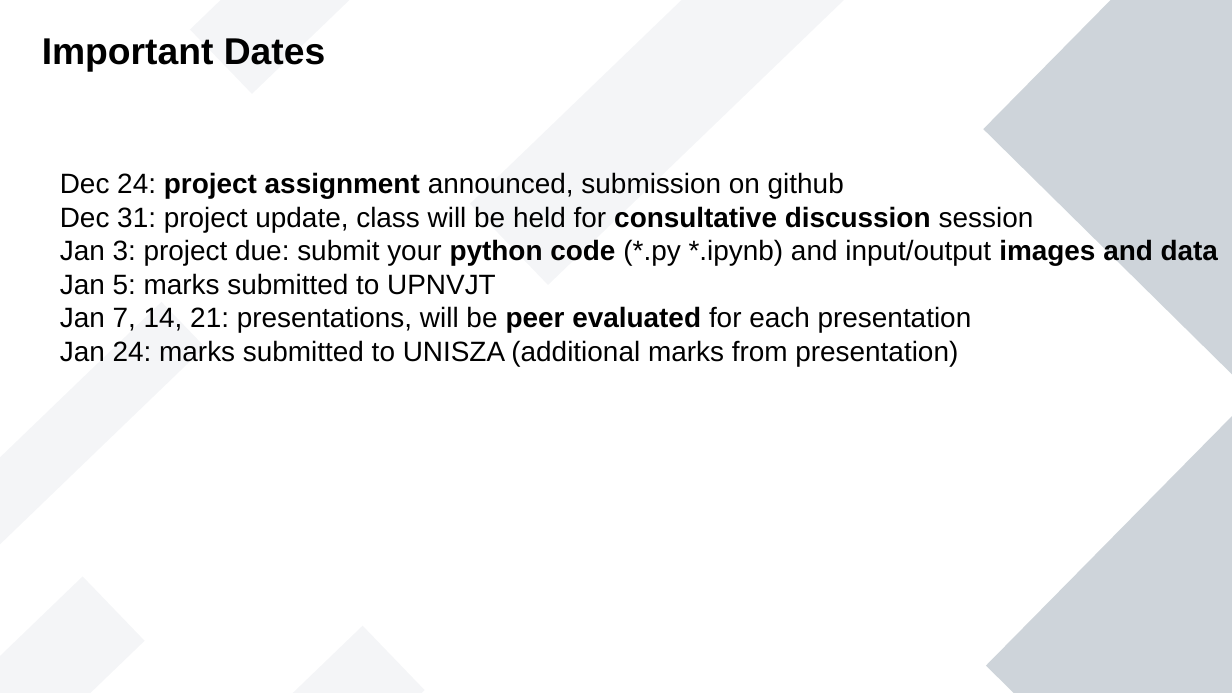
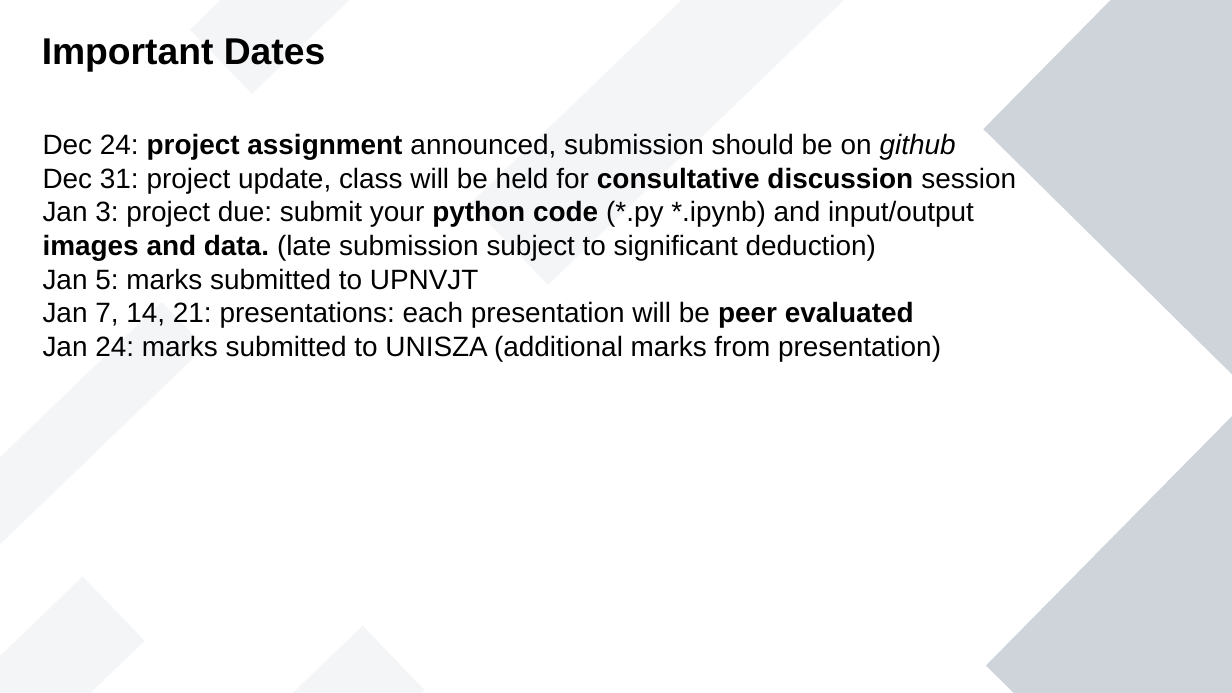
Before and after one commit to jendralhxr/imgproccompvis, a slide deck: slide 2 of improvcoins.odp. Drawn at 1232x693 pixels with LibreOffice and Linux fonts; fonts in the diff are those of the drawing. Boxes give left, top, right and bottom in pixels: in the first picture for what was removed or moved away, otherwise in the second. Text is boxed around its words. In the diff, an @@ line names an element or a change of style, - is before the commit and + after.

Commit message:
update assignment

```diff
--- a/improvcoins.odp
+++ b/improvcoins.odp
@@ text "Dec 24: project assignment announced, ...": place and size @@
-text "Dec 24: project assignment announced, ..." at [60, 172, 1218, 366]
+text "Dec 24: project assignment announced, ..." at [43, 133, 1016, 361]
@@ text at [43, 133, 956, 160]: text changed @@
-Dec 24: project assignment announced, submission on github
+Dec 24: project assignment announced, submission should be on github
@@ text at [43, 200, 974, 260]: text changed @@
-Jan 3: project due: submit your python code (*.py *.ipynb) and input/output images and data
+Jan 3: project due: submit your python code (*.py *.ipynb) and input/output images and data. (late submission subject to significant deduction)
@@ text at [43, 301, 914, 327]: text changed @@
-Jan 7, 14, 21: presentations, will be peer evaluated for each presentation
+Jan 7, 14, 21: presentations: each presentation will be peer evaluated
```
Also in this commit, not shown: 3 other slides changed, 1 slide added.
